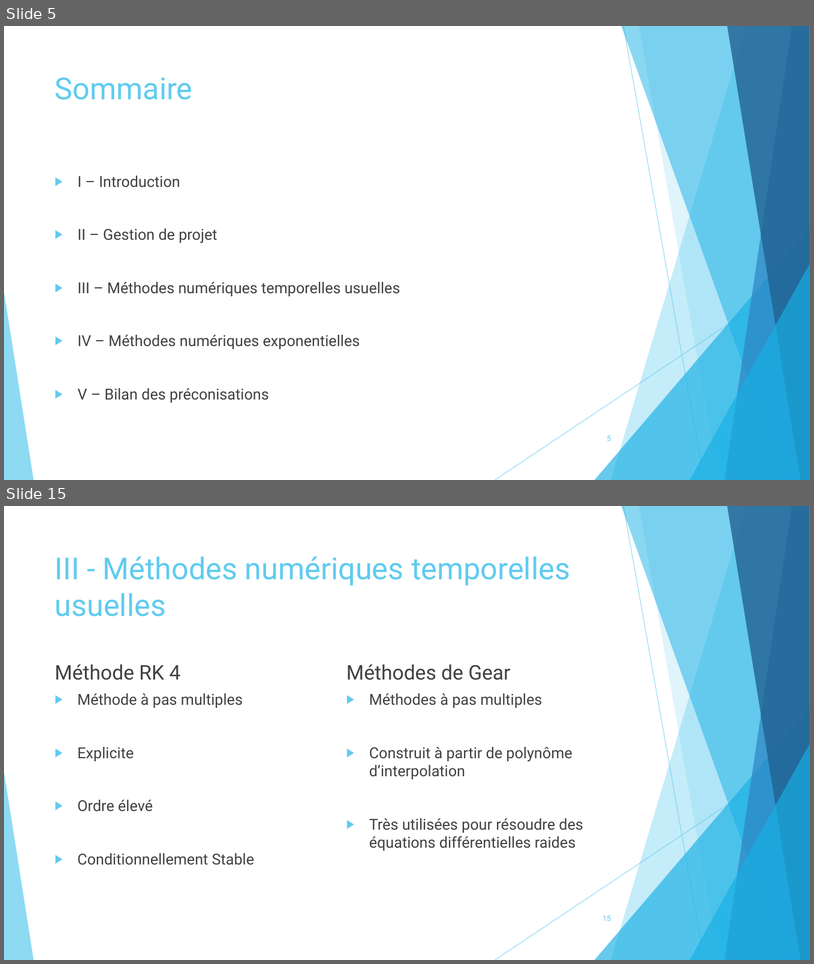
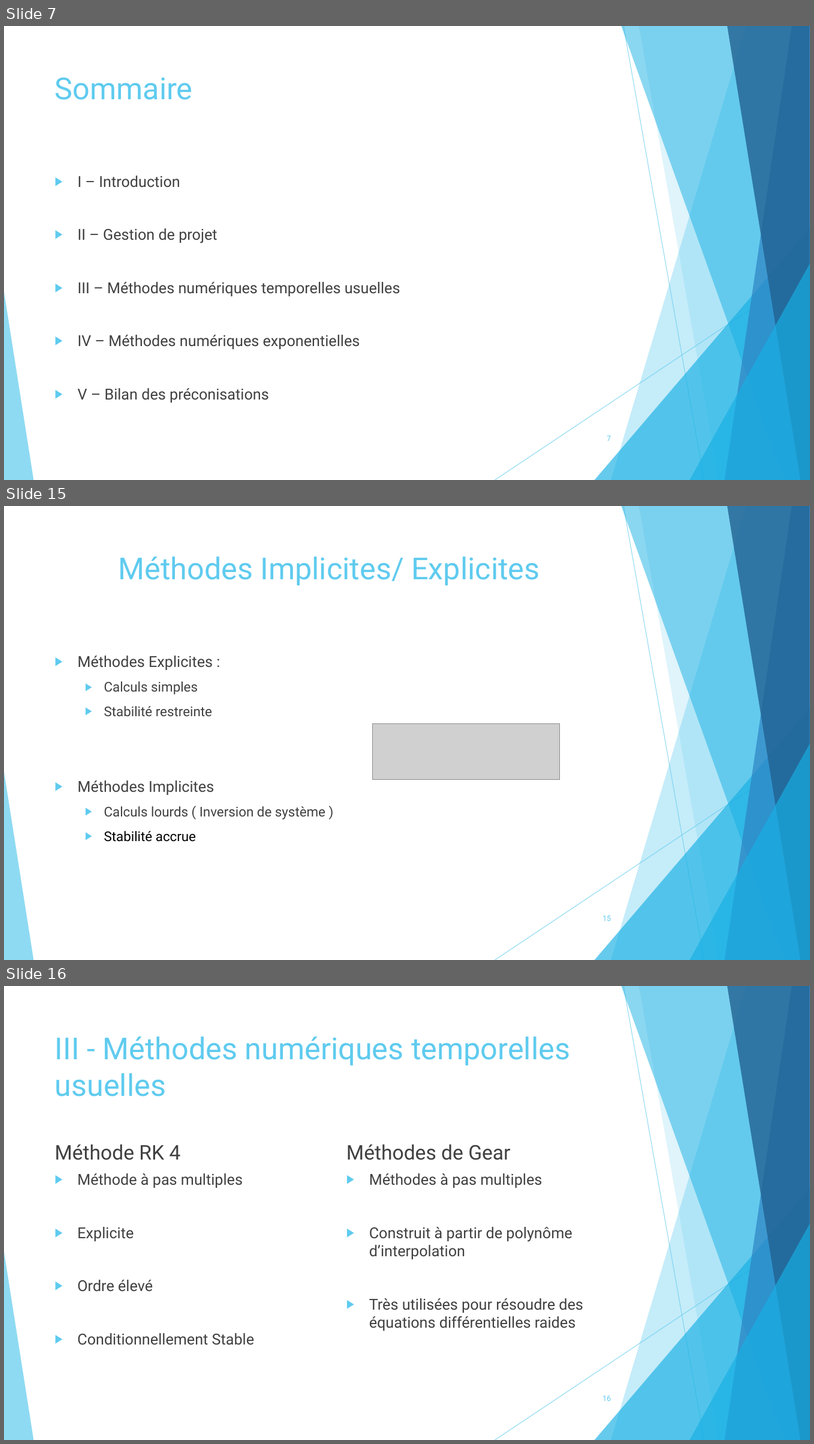
Before and after one commit to pierreXVI/PIE, a slide deck: oral_presentation/Oral_presentation_12_02_2019.pptx. Shown one above the other, each under a label of ours: slides 5 and 15 before the commit, slides 7, 15 and 16 after it; the slides between them are not shown. The pictures are 814x964 and 814x1444 pixels, drawn with LibreOffice and Linux fonts; fonts in the diff are those of the drawing; grey boxes stand for pictures. Boxes give left, top, right and bottom in pixels: in the first picture for what was removed or moved away, otherwise in the second. Text is boxed around its words. In the diff, an @@ line names an element or a change of style, - is before the commit and + after.

```diff
--- a/oral_presentation/Oral_presentation_12_02_2019.pptx
+++ b/oral_presentation/Oral_presentation_12_02_2019.pptx
@@ slide 15 added at bbox=[4, 506, 810, 960], background #FFFFFF; not listed: 10 template elements that a slide beside it also shows @@
@@ title added at bbox=[118, 556, 540, 585], 36 pt, text #5FCBEF @@
+Méthodes Implicites/ Explicites
@@ text added at bbox=[78, 655, 326, 841], 16 pt, text #404040 @@
+▶ Méthodes Explicites :
+  ▶ Calculs simples
+  ▶ Stabilité restreinte
+▶ Méthodes Implicites
+  ▶ Calculs lourds ( Inversion de système )
+  ▶ Stabilité accrue
@@ picture added at bbox=[373, 723, 561, 779] @@
@@ page number added at bbox=[603, 915, 611, 921], 9 pt, text #5FCBEF @@
+15
@@ what was slide 5 is now slide 7 @@
@@ page number at bbox=[607, 435, 611, 441]: text changed @@
-5
+7
@@ what was slide 15 is now slide 16 @@
@@ page number at bbox=[603, 1395, 611, 1401]: text changed @@
-15
+16
```
Also in this commit, not shown: 12 slides changed, 5 other slides added, 3 slides removed, 8 other files.
